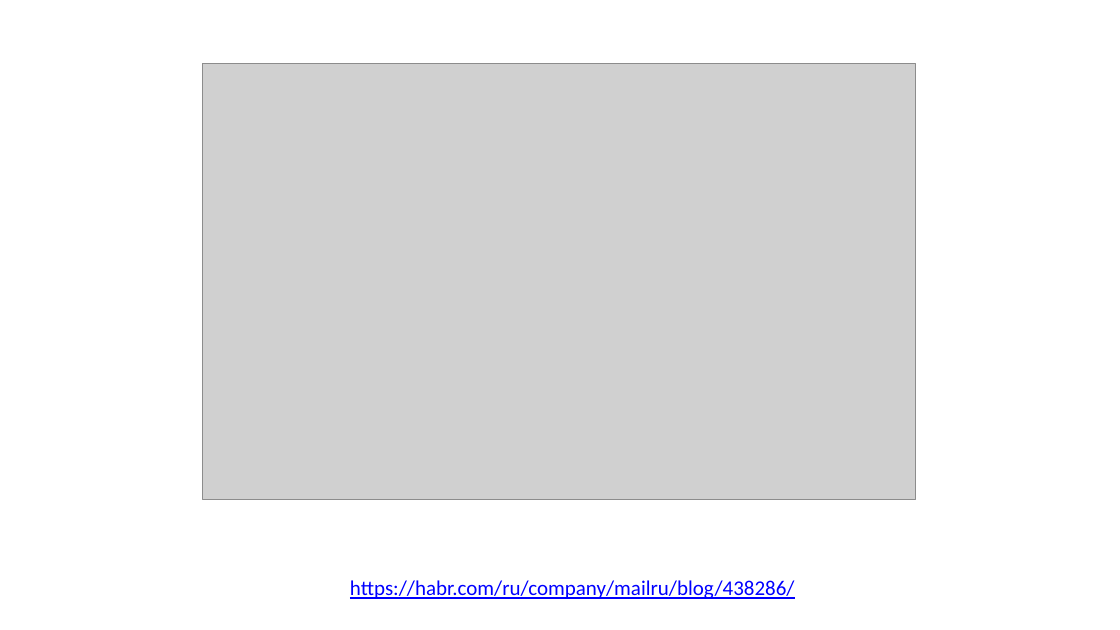
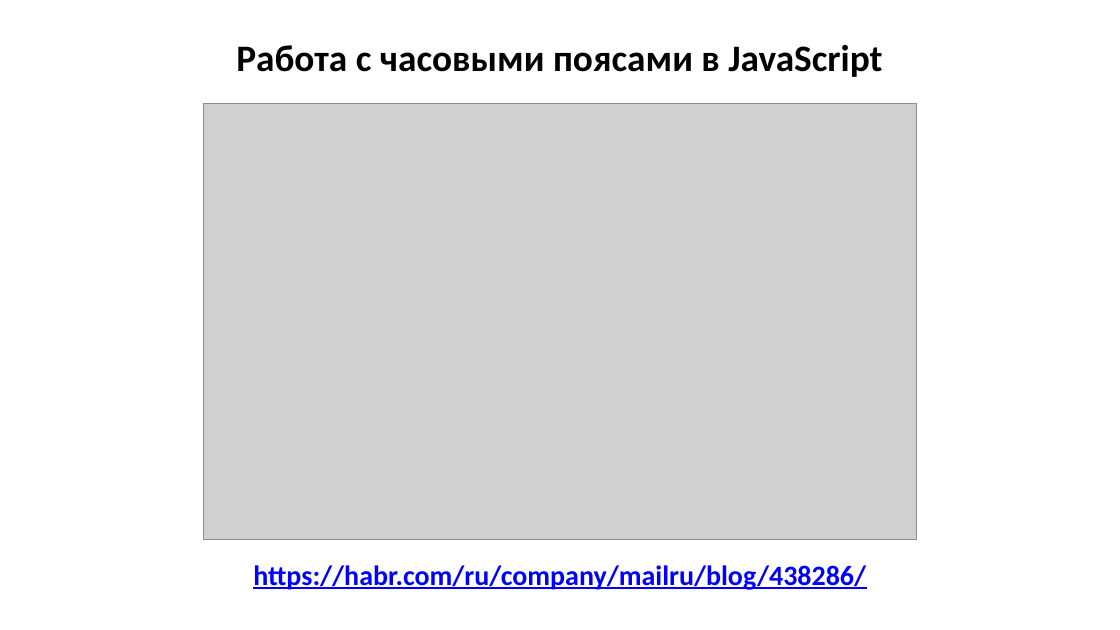
Before and after one commit to js-10-ort-dnipro/lesson05, a slide deck: slide 38 of lesson05.pptx. Drawn at 1120x630 pixels with LibreOffice and Linux fonts; fonts in the diff are those of the drawing; grey boxes stand for pictures. Boxes give left, top, right and bottom in pixels: in the first picture for what was removed or moved away, otherwise in the second. Text is boxed around its words. In the diff, an @@ line names an element or a change of style, - is before the commit and + after.

```diff
--- a/lesson05.pptx
+++ b/lesson05.pptx
@@ text added at box(236, 45, 882, 77), 32 pt, text #000000, bold @@
+Работа с часовыми поясами в JavaScript
@@ picture: place and size @@
-picture at box(202, 64, 915, 500)
+picture at box(203, 103, 916, 539)
@@ text "https://habr.com/ru/company/mailru/blog/438286/": place and size @@
-text "https://habr.com/ru/company/mailru/blog/438286/" at box(350, 580, 795, 599)
+text "https://habr.com/ru/company/mailru/blog/438286/" at box(253, 565, 866, 590)
@@ text "https://habr.com/ru/company/mailru/blog/438286/" at box(253, 565, 866, 590): size 18 to 24 pt, bold on; alignment left to centre @@
```
Also in this commit, not shown: 1 other file.
